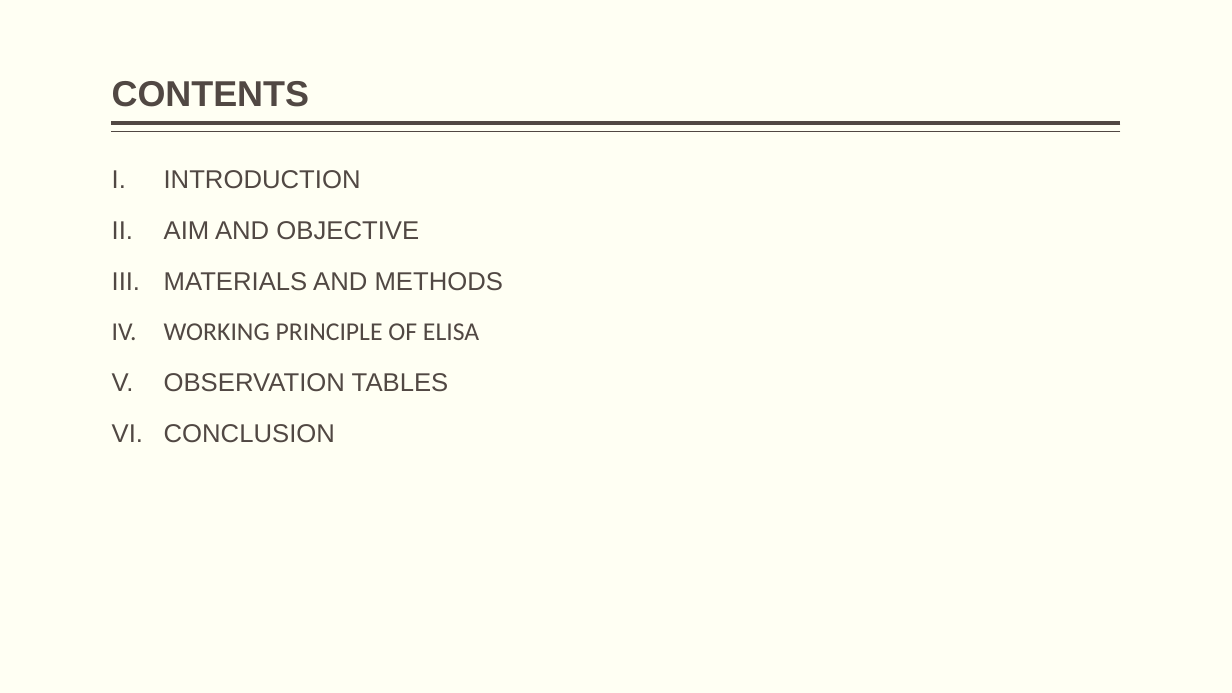
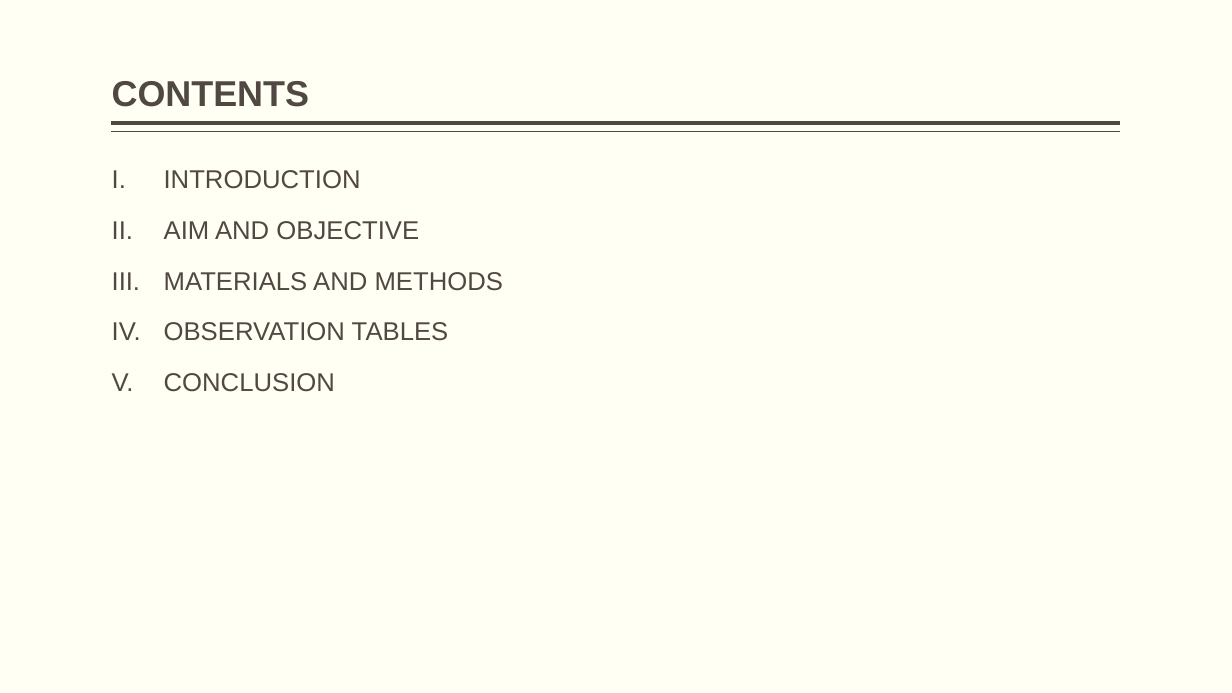
Before and after one commit to shishirktr/h, a slide deck: slide 2 of Study of Biochemical tests in diabetic Patients.pptx. Drawn at 1232x693 pixels with LibreOffice and Linux fonts; fonts in the diff are those of the drawing. Boxes give left, top, right and bottom in pixels: in the first picture for what was removed or moved away, otherwise in the second. Text is boxed around its words. In the diff, an @@ line names an element or a change of style, - is before the commit and + after.

```diff
--- a/Study of Biochemical tests in diabetic Patients.pptx
+++ b/Study of Biochemical tests in diabetic Patients.pptx
@@ text at [164,323,479,340]: paragraph removed @@
-IV. WORKING PRINCIPLE OF ELISA
```
Also in this commit, not shown: 1 other slide changed.
